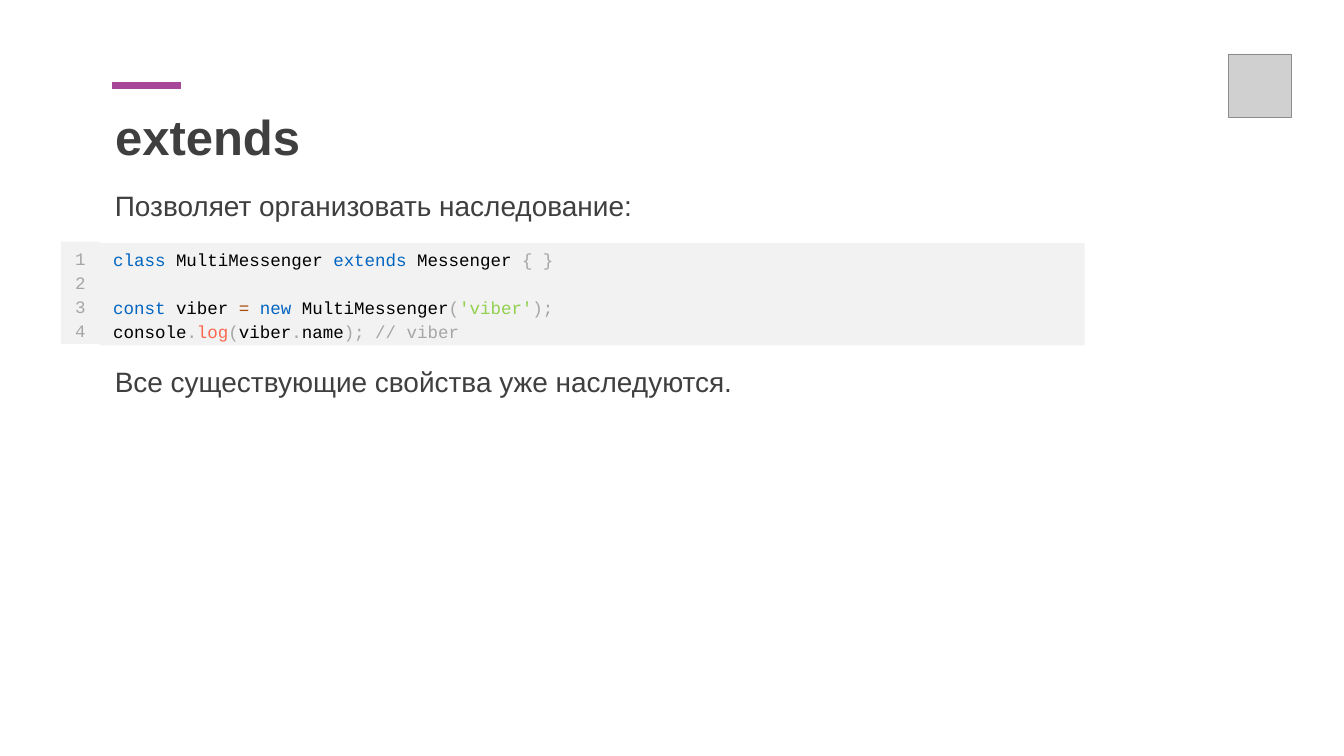
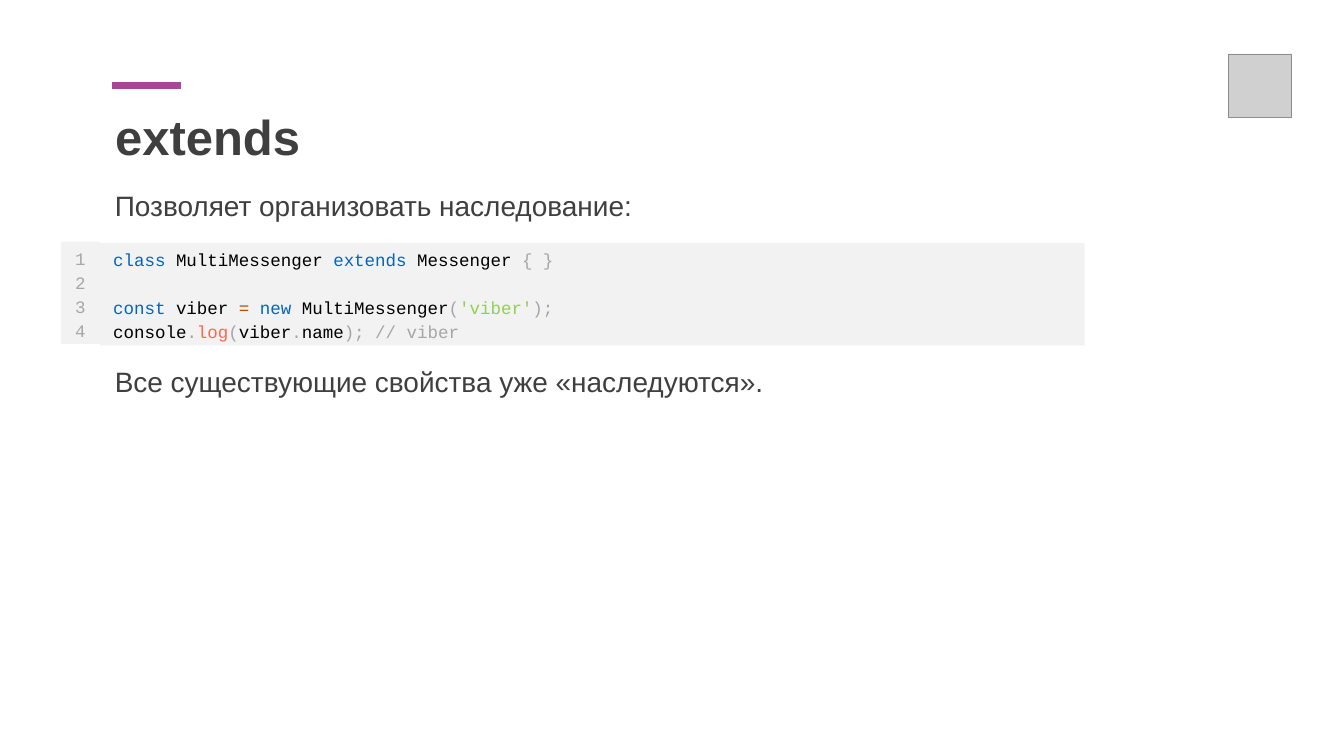
Before and after one commit to dustyo-O/netology-ajs7-ci2, a slide deck: slide 35 of power-point/6-classes.pptx. Drawn at 1344x756 pixels with LibreOffice and Linux fonts; fonts in the diff are those of the drawing; grey boxes stand for pictures. Boxes give left, top, right and bottom in pixels: in the first picture for what was removed or moved away, otherwise in the second. Text is boxed around its words. In the diff, an @@ line names an element or a change of style, - is before the commit and + after.

```diff
--- a/power-point/6-classes.pptx
+++ b/power-point/6-classes.pptx
@@ text at <box>115,371,763,397</box>: text changed @@
-Все существующие свойства уже наследуются.
+Все существующие свойства уже «наследуются».
```
Also in this commit, not shown: 4 other slides changed, 3 other files.
